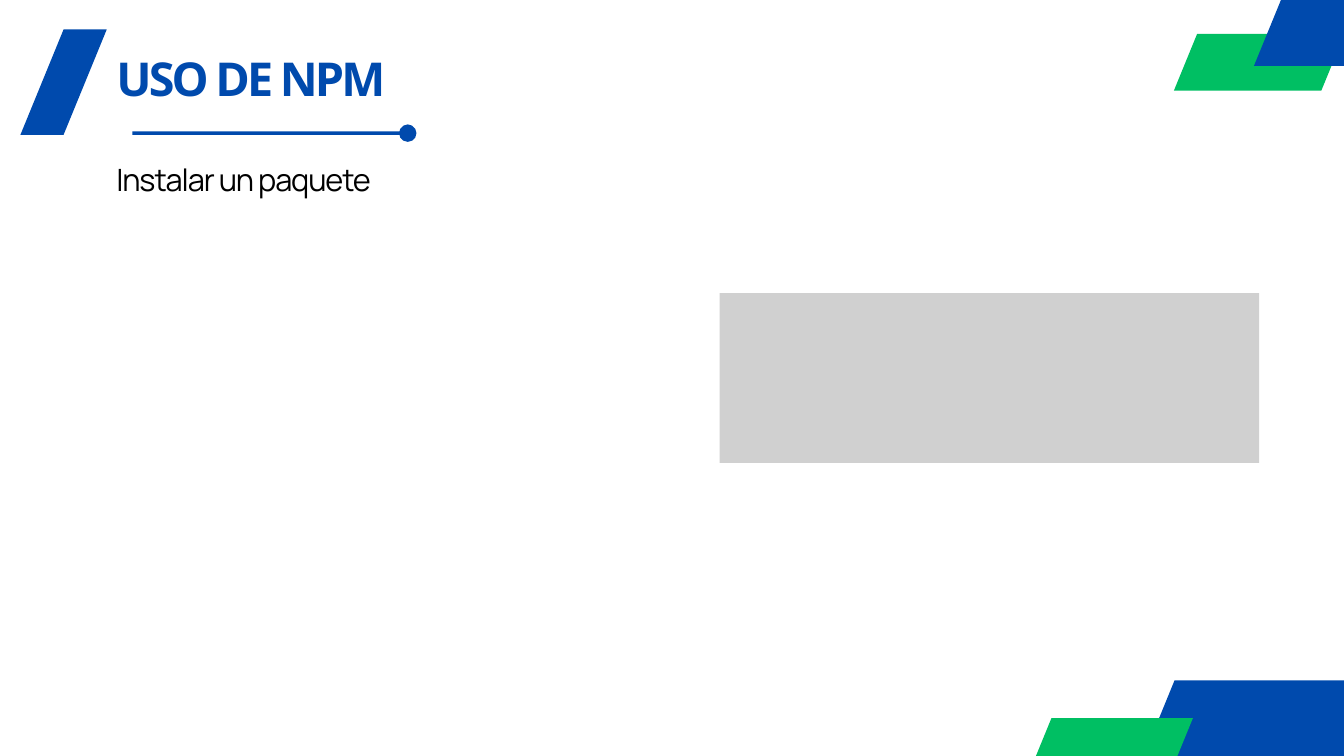
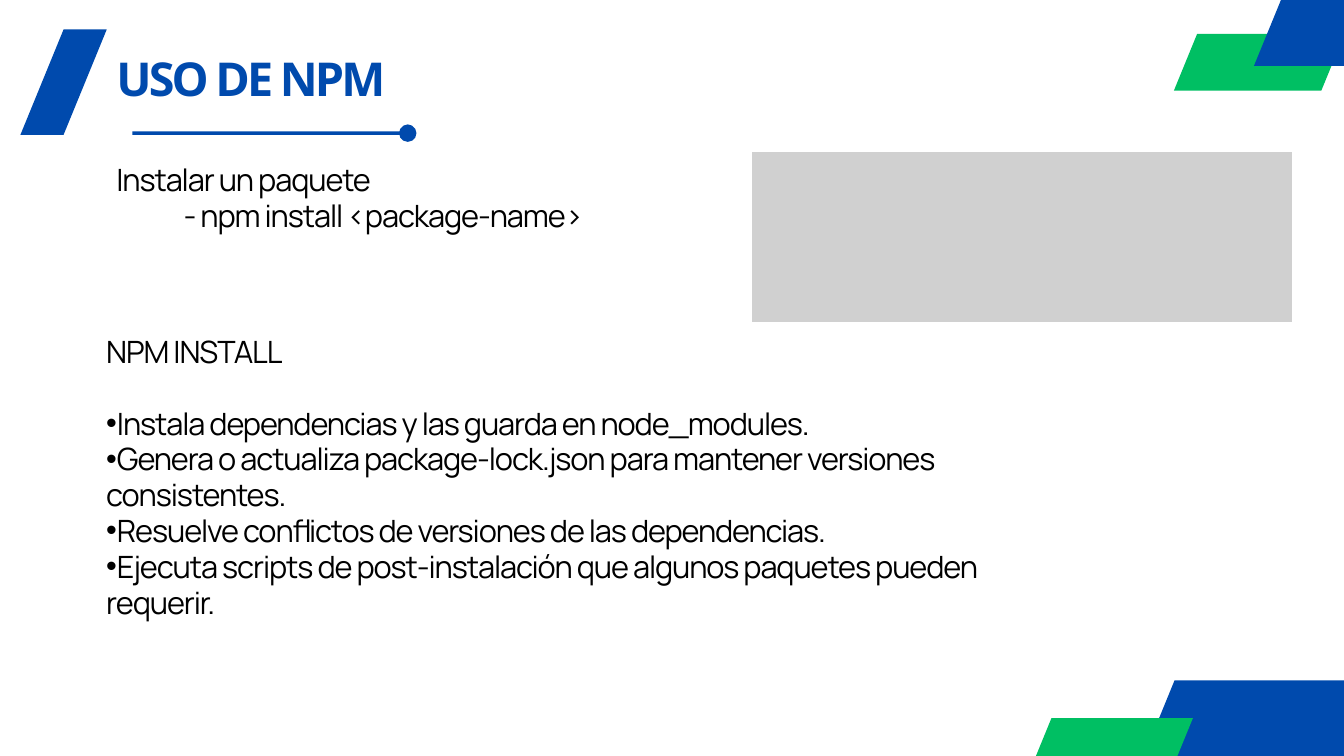
Before and after one commit to agorosti/programacion-servidores-web, a slide deck: slide 13 of Temario/Tema 8/08.- Tema 8 - Fundamentos NodeJS.pptx. Drawn at 1344x756 pixels with LibreOffice and Linux fonts; fonts in the diff are those of the drawing; grey boxes stand for pictures. Boxes give left, top, right and bottom in pixels: in the first picture for what was removed or moved away, otherwise in the second. Text is boxed around its words. In the diff, an @@ line names an element or a change of style, - is before the commit and + after.

```diff
--- a/Temario/Tema 8/08.- Tema 8 - Fundamentos NodeJS.pptx
+++ b/Temario/Tema 8/08.- Tema 8 - Fundamentos NodeJS.pptx
@@ picture: place and size @@
-picture at (720, 293, 1259, 463)
+picture at (752, 152, 1292, 322)
@@ text at (200, 198, 583, 235): paragraph added @@
+- npm install <package-name>
@@ text added at (106, 340, 978, 622), 32.9 pt, text #000000 @@
+NPM INSTALL
+• Instala dependencias y las guarda en node_modules.
+• Genera o actualiza package-lock.json para mantener versiones consistentes.
+• Resuelve conflictos de versiones de las dependencias.
+• Ejecuta scripts de post-instalación que algunos paquetes pueden requerir.
```
Also in this commit, not shown: 4 other slides changed, 7 slides added, 1 slide removed, 12 other files.
